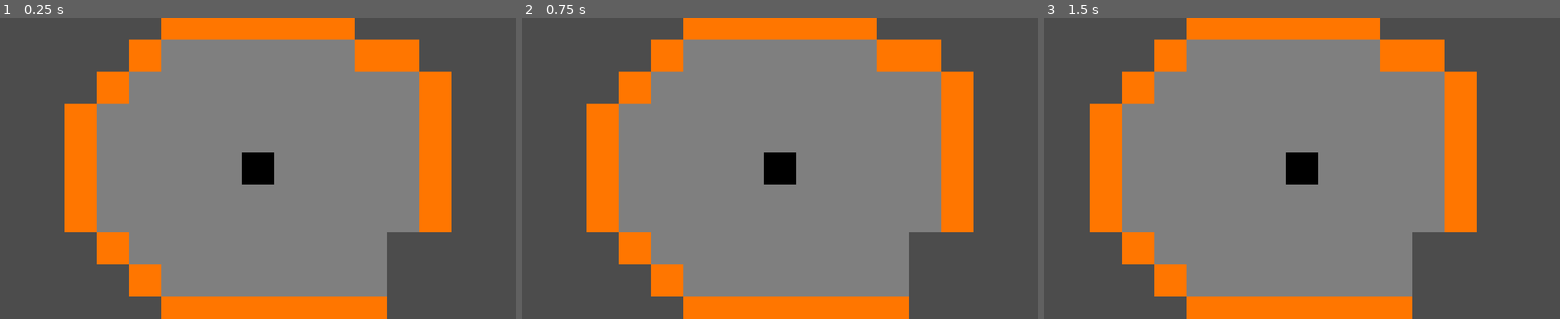
Above: before the commit, frames 1-3 (left to right).
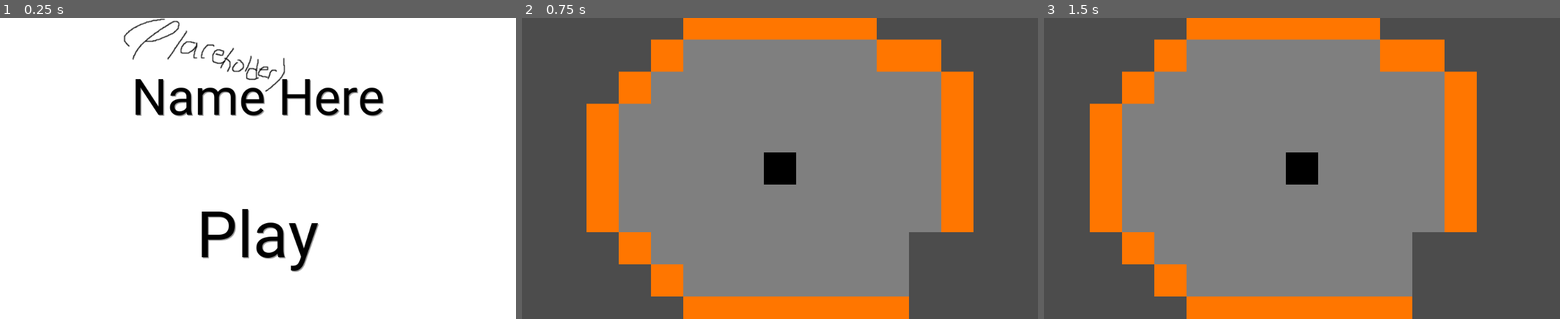
Above: after the commit, the same moments.

Repository: mariothedog/Game-Off-2019-Entry
Game: Godot game, scene res://Scenes/Main Menu.tscn
Two runs of this game, one before a commit and one after it. Both use one fixed random seed, a clock stepped at 60 frames per second and the inputs below. Before the commit the project starts from res://Scenes/Top Down.tscn.
Inputs (mouse positions are in pixels of both pictures, inside the frame that each line leads up to):
- Up to frame 1 (0.25 s): no input
- Up to frame 2 (0.75 s): click (780, 240) at 0.52 s
- Up to frame 3 (1.5 s): tap Enter at 1.25 s; move the mouse to (1415, 153) at 1.27 s; hold D (move_right) from 1.28 s (still down)

The runs differ from the first frame. In frame 1, 100% of the frame differs, in the area x 0-100%, y 0-100%; in frame 2, nothing differs; in frame 3, nothing differs.

Commit message:
Placeholder Main Menu

Diff:
--- /dev/null
+++ b/Code/Main Menu.gd
@@ -0,0 +1,12 @@
+extends Control
+
+func _on_Play_Button_pressed():
+	get_tree().change_scene("res://Scenes/Top Down.tscn")
+
+func _on_Play_Button_mouse_entered():
+	$MarginContainer/VBoxContainer/Play.add_color_override("font_color", Color(0.3, 0.3, 0.3))
+	$MarginContainer/VBoxContainer/Play.add_color_override("font_color_shadow", Color(0.8, 0.8, 0.8))
+
+func _on_Play_Button_mouse_exited():
+	$MarginContainer/VBoxContainer/Play.add_color_override("font_color", Color(0, 0, 0))
+	$MarginContainer/VBoxContainer/Play.add_color_override("font_color_shadow", Color(0.61, 0.61, 0.61))
--- /dev/null
+++ b/Scenes/Main Menu.tscn
@@ -0,0 +1,81 @@
+[gd_scene load_steps=6 format=2]
+
+[ext_resource path="res://Code/Main Menu.gd" type="Script" id=1]
+[ext_resource path="res://Art/Placeholder/UI/Background.png" type="Texture" id=2]
+[ext_resource path="res://Fonts/Roboto-Regular.ttf" type="DynamicFontData" id=3]
+
+[sub_resource type="DynamicFont" id=1]
+size = 100
+font_data = ExtResource( 3 )
+
+[sub_resource type="DynamicFont" id=2]
+size = 128
+font_data = ExtResource( 3 )
+
+[node name="Main Menu" type="Control"]
+anchor_right = 1.0
+anchor_bottom = 1.0
+script = ExtResource( 1 )
+
+[node name="TextureRect" type="TextureRect" parent="."]
+anchor_right = 1.0
+anchor_bottom = 1.0
+texture = ExtResource( 2 )
+stretch_mode = 2
+
+[node name="MarginContainer" type="MarginContainer" parent="."]
+anchor_top = 0.5
+anchor_right = 1.0
+anchor_bottom = 0.99
+margin_left = 120.0
+margin_top = -200.0
+margin_right = -120.0
+margin_bottom = -94.0
+
+[node name="VBoxContainer" type="VBoxContainer" parent="MarginContainer"]
+margin_right = 784.0
+margin_bottom = 409.0
+custom_constants/separation = 140
+
+[node name="Name" type="Label" parent="MarginContainer/VBoxContainer"]
+margin_right = 784.0
+margin_bottom = 118.0
+custom_fonts/font = SubResource( 1 )
+custom_colors/font_color = Color( 0, 0, 0, 1 )
+custom_colors/font_color_shadow = Color( 0.607843, 0.607843, 0.607843, 1 )
+custom_constants/shadow_offset_x = 2
+custom_constants/shadow_offset_y = 2
+text = "Name Here"
+align = 1
+
+[node name="Play" type="Label" parent="MarginContainer/VBoxContainer"]
+anchor_left = 0.5
+anchor_right = 0.5
+margin_left = -392.0
+margin_top = 258.0
+margin_right = 392.0
+margin_bottom = 409.0
+custom_fonts/font = SubResource( 2 )
+custom_colors/font_color = Color( 0, 0, 0, 1 )
+custom_colors/font_color_shadow = Color( 0.607843, 0.607843, 0.607843, 1 )
+custom_constants/shadow_offset_x = 2
+custom_constants/shadow_offset_y = 2
+text = "Play"
+align = 1
+
+[node name="Play Button" type="Button" parent="MarginContainer/VBoxContainer/Play"]
+anchor_left = 0.5
+anchor_top = 0.5
+anchor_right = 0.5
+anchor_bottom = 0.5
+margin_left = -126.0
+margin_top = -57.5
+margin_right = 130.0
+margin_bottom = 78.5
+focus_mode = 0
+enabled_focus_mode = 0
+flat = true
+
+[connection signal="mouse_entered" from="MarginContainer/VBoxContainer/Play/Play Button" to="." method="_on_Play_Button_mouse_entered"]
+[connection signal="mouse_exited" from="MarginContainer/VBoxContainer/Play/Play Button" to="." method="_on_Play_Button_mouse_exited"]
+[connection signal="pressed" from="MarginContainer/VBoxContainer/Play/Play Button" to="." method="_on_Play_Button_pressed"]
--- a/Scenes/Player.tscn
+++ b/Scenes/Player.tscn
@@ -1,7 +1,10 @@
 [gd_scene load_steps=4 format=2]
 
 [ext_resource path="res://Code/Player.gd" type="Script" id=1]
-[ext_resource path="res://Art/Placeholder/Player.png" type="Texture" id=2]
+[ext_resource path="res://Art/Placeholder/Player/Player.png" type="Texture" id=2]
+
+
+
 
 [sub_resource type="RectangleShape2D" id=1]
 extents = Vector2( 32, 32 )
--- a/Scenes/TopDownPlayer.tscn
+++ b/Scenes/TopDownPlayer.tscn
@@ -1,7 +1,7 @@
 [gd_scene load_steps=4 format=2]
 
 [ext_resource path="res://Code/TopDownPlayer.gd" type="Script" id=1]
-[ext_resource path="res://Art/Placeholder/Player.png" type="Texture" id=2]
+[ext_resource path="res://Art/Placeholder/Player/Player.png" type="Texture" id=2]
 
 [sub_resource type="RectangleShape2D" id=1]
 extents = Vector2( 32, 32 )
--- a/Tile Sets/Basic.tres
+++ b/Tile Sets/Basic.tres
@@ -1,6 +1,7 @@
 [gd_resource type="TileSet" load_steps=3 format=2]
 
-[ext_resource path="res://Art/Placeholder/Ground.png" type="Texture" id=1]
+[ext_resource path="res://Art/Placeholder/Tiles/Ground.png" type="Texture" id=1]
+
 
 [sub_resource type="ConvexPolygonShape2D" id=1]
 points = PoolVector2Array( 0, 0, 256, 0, 256, 256, 0, 256 )
--- a/Tile Sets/Top Down Basic.tres
+++ b/Tile Sets/Top Down Basic.tres
@@ -1,7 +1,7 @@
 [gd_resource type="TileSet" load_steps=4 format=2]
 
-[ext_resource path="res://Art/Placeholder/Ground.png" type="Texture" id=1]
-[ext_resource path="res://Art/Placeholder/Fence.png" type="Texture" id=2]
+[ext_resource path="res://Art/Placeholder/Tiles/Ground.png" type="Texture" id=1]
+[ext_resource path="res://Art/Placeholder/Tiles/Fence.png" type="Texture" id=2]
 
 [sub_resource type="ConvexPolygonShape2D" id=1]
 points = PoolVector2Array( 0, 0, 256, 0, 256, 256, 0, 256 )
--- a/project.godot
+++ b/project.godot
@@ -16,7 +16,7 @@
 [application]
 
 config/name="Game-Off-2019-Entry"
-run/main_scene="res://Scenes/Top Down.tscn"
+run/main_scene="res://Scenes/Main Menu.tscn"
 config/icon="res://icon.png"
 
 [input]
Renamed: Art/Placeholder/Player.png -> Art/Placeholder/Player/Player.png
Not shown, changed: Art/Placeholder/Player/Player.png.import
Renamed: Art/Placeholder/Fence.png -> Art/Placeholder/Tiles/Fence.png
Not shown, changed: Art/Placeholder/Tiles/Fence.png.import
Renamed: Art/Placeholder/Ground.png -> Art/Placeholder/Tiles/Ground.png
Not shown, changed: Art/Placeholder/Tiles/Ground.png.import
Binary file added: Art/Placeholder/UI/Background.png
Not shown, added: Art/Placeholder/UI/Background.png.import
Binary file added: Fonts/Roboto-Regular.ttf
